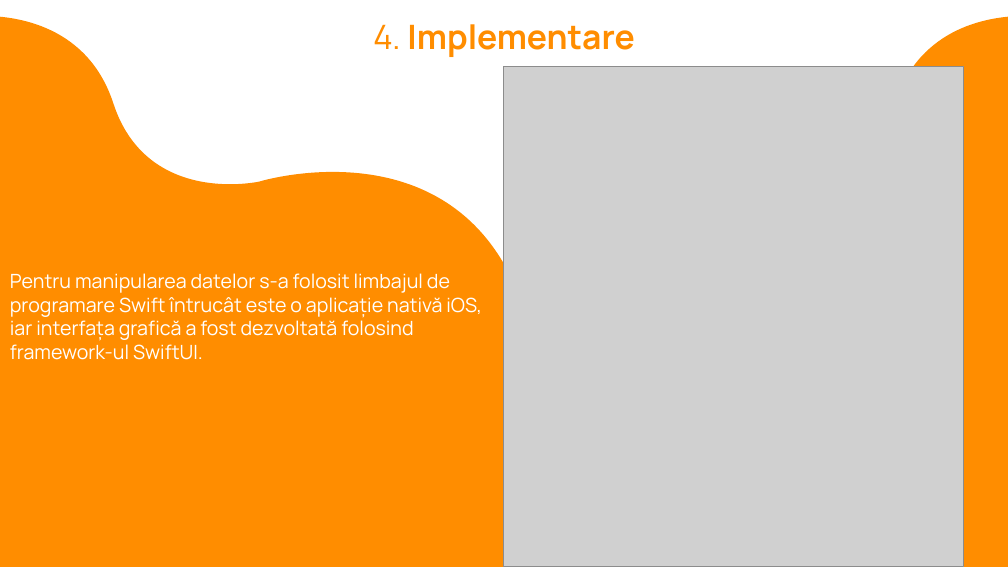
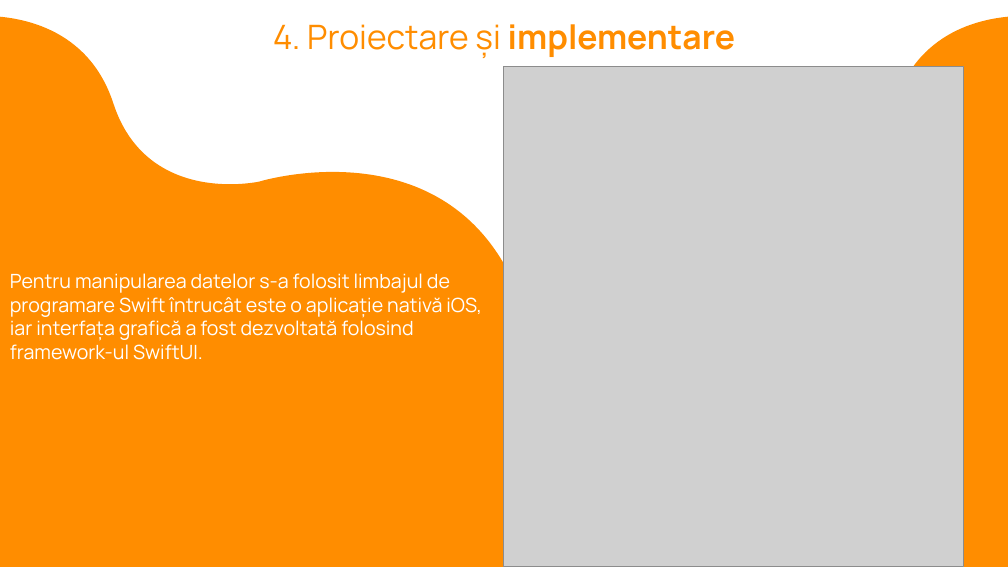
Before and after one commit to StanciuOctav/QuickPlate, a slide deck: slide 13 of QuickPlate/Stanciu_Ioan_Octavian_prezentare.pptx (slide 11 before the commit). Drawn at 1008x567 pixels with LibreOffice and Linux fonts; fonts in the diff are those of the drawing; grey boxes stand for pictures. Boxes give left, top, right and bottom in pixels: in the first picture for what was removed or moved away, otherwise in the second. Text is boxed around its words. In the diff, an @@ line names an element or a change of style, - is before the commit and + after.

```diff
--- a/QuickPlate/Stanciu_Ioan_Octavian_prezentare.pptx
+++ b/QuickPlate/Stanciu_Ioan_Octavian_prezentare.pptx
@@ text at (273,24,735,58): text changed; bold off @@
-4. Implementare
+4. Proiectare și implementare
```
Also in this commit, not shown: 5 other slides changed, 4 slides added, 2 slides removed, 8 other files.
